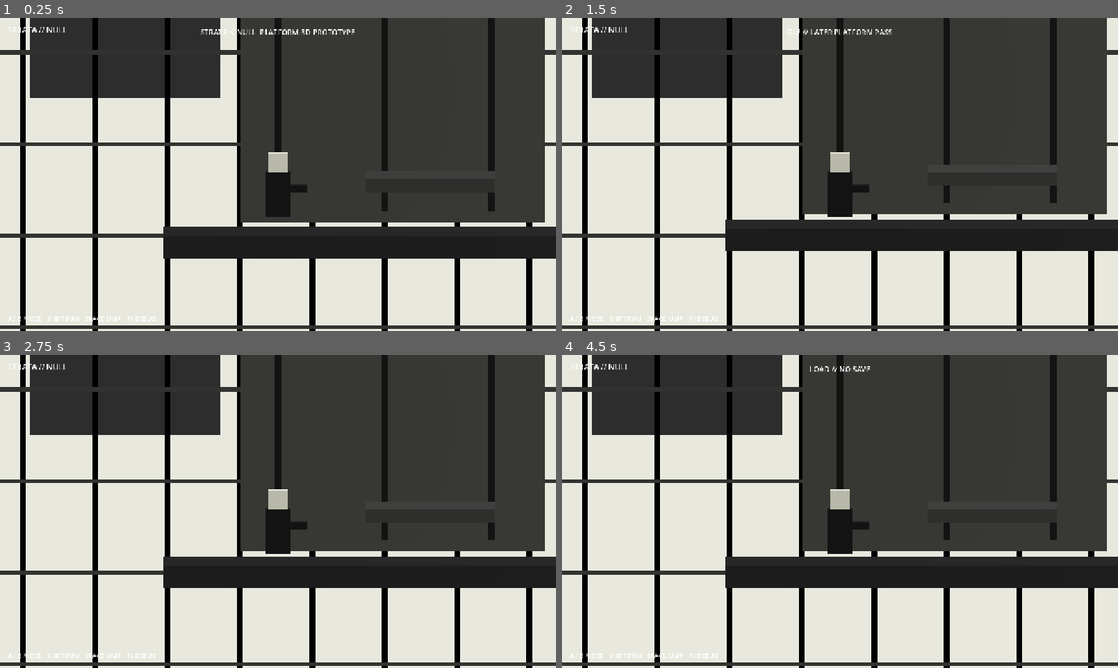
Above: before the commit, frames 1-4 (two rows, left to right).
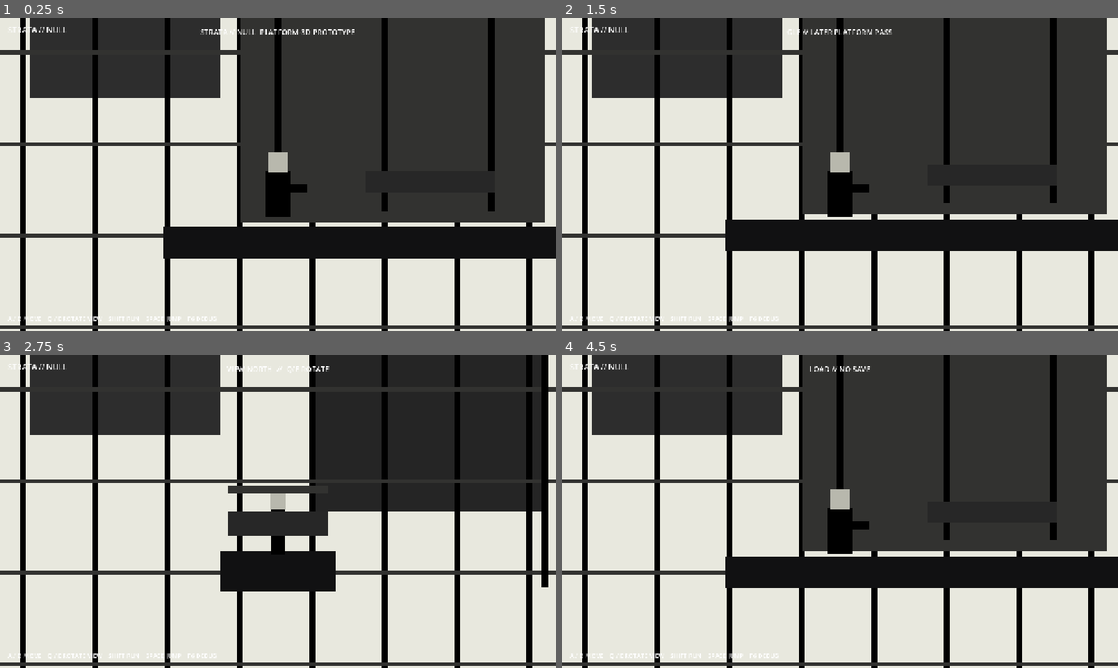
Above: after the commit, the same moments.

Repository: qcimport1337-sketch/STRATA_NULL_BUILD
Game: Godot game, scene res://scenes/main.tscn
Same seed, same stepped clock (60 frames per second), same inputs: the game is played once before the commit and once after it.
Inputs (mouse positions are in pixels of both pictures, inside the frame that each line leads up to):
- Up to frame 1 (0.25 s): no input
- Up to frame 2 (1.5 s): move the mouse to (962, 158) at 0.52 s; hold E (rotate_right) 0.53-1.28 s; tap F (interact) at 0.6 s; tap Space (jump) at 0.77 s; move the mouse to (728, 190) at 1.27 s; hold Q (rotate_left) from 1.28 s (still down); click (728, 190) at 1.35 s
- Up to frame 3 (2.75 s): tap Space (jump) at 1.52 s; move the mouse to (333, 442) at 2.02 s; release Q (rotate_left) at 2.03 s; hold E (rotate_right) from 2.03 s (still down); hold Shift (sprint) from 2.03 s (still down)
- Up to frame 4 (4.5 s): tap Enter at 2.75 s; move the mouse to (812, 574) at 2.77 s; release Shift (sprint) at 2.78 s; tap F (interact) at 2.85 s; tap Space (jump) at 3.02, 3.77 s; move the mouse to (1006, 558) at 3.52 s; release E (rotate_right) at 3.53 s; hold Q (rotate_left) from 3.53 s (still down); click (1006, 558) at 3.6 s; tap F9 (quick_load) at 4.15 s; move the mouse to (673, 464) at 4.27 s; tap Shift (sprint) at 4.35 s

The runs differ from the first frame. In frame 1, 0.2% of the frame differs, in the area x 8-56%, y 42-98%; in frame 2, 0.3%; in frame 3, 19%, in the area x 8-100%, y 0-98%; in frame 4, 0.3%.

Commit message:
Add manual Q E manga-panel rotation and flat presentation

Diff:
--- a/scripts/main.gd
+++ b/scripts/main.gd
@@ -14,6 +14,9 @@
 var debug_visible := false
 var status_time := 0.0
 var current_segment := 0
+var view_quadrant := 0
+var rotation_lock := false
+var wipe: ColorRect
 
 func _ready() -> void:
     print("STRATA_BOOT_BEGIN")
@@ -53,6 +56,7 @@
     var m := StandardMaterial3D.new()
     m.albedo_color = c
     m.roughness = 1.0
+    m.shading_mode = BaseMaterial3D.SHADING_MODE_UNSHADED
     return m
 
 func _box(name_: String, pos: Vector3, size: Vector3, color: Color, collision := true, parent: Node = null) -> Node3D:
@@ -172,7 +176,7 @@
     camera_rig.global_position = Vector3(-8,2.2,9.0)
     player.setup(camera,self)
     player.set_traversal_plane(Vector3.RIGHT, Vector3(0,0,0))
-    camera_rig.set_traversal_plane(Vector3.RIGHT)
+    camera_rig.set_quadrant(0)
 
 func _build_ui() -> void:
     var ui := CanvasLayer.new()
@@ -201,9 +205,15 @@
     var controls := Label.new()
     controls.set_anchors_preset(Control.PRESET_BOTTOM_LEFT)
     controls.position = Vector2(18,-38)
-    controls.text = "A / D MOVE    SHIFT RUN    SPACE JUMP    F6 DEBUG"
+    controls.text = "A / D MOVE    Q / E ROTATE VIEW    SHIFT RUN    SPACE JUMP    F6 DEBUG"
     controls.add_theme_font_size_override("font_size", 14)
     ui.add_child(controls)
+
+    wipe = ColorRect.new()
+    wipe.set_anchors_and_offsets_preset(Control.PRESET_FULL_RECT)
+    wipe.color = Color(0.01,0.01,0.012,0.0)
+    wipe.mouse_filter = Control.MOUSE_FILTER_IGNORE
+    ui.add_child(wipe)
 
 func _process(delta: float) -> void:
     if status_time > 0.0:
@@ -211,7 +221,7 @@
         if status_time <= 0.0:
             status.text = ""
 
-    _update_segment_transition()
+    _handle_view_rotation()
 
     debug_label.visible = debug_visible
     if debug_visible and player != null:
@@ -225,27 +235,35 @@
     if Input.is_action_just_pressed("toggle_debug"):
         debug_visible = not debug_visible
 
-func _update_segment_transition() -> void:
-    if player == null:
+func _handle_view_rotation() -> void:
+    if rotation_lock:
         return
-
-    if current_segment == 0 and player.global_position.x > 9.2:
-        current_segment = 1
-        player.global_position = Vector3(10.5, player.global_position.y, -2.5)
-        player.set_traversal_plane(Vector3(0,0,-1), Vector3(10.5,0,0))
-        camera_rig.set_traversal_plane(Vector3(0,0,-1))
-        show_status("THE PATH TURNS THROUGH THE CITY", 1.8)
-
-    elif current_segment == 1 and player.global_position.z > -1.5:
-        current_segment = 0
-        player.global_position = Vector3(8.6, player.global_position.y, 0)
-        player.set_traversal_plane(Vector3.RIGHT, Vector3(0,0,0))
-        camera_rig.set_traversal_plane(Vector3.RIGHT)
-        show_status("RETURN TO WESTERN SPAN", 1.2)
-
-func on_player_plane_changed(tangent: Vector3) -> void:
-    if camera_rig != null:
-        camera_rig.set_traversal_plane(tangent)
+    if Input.is_action_just_pressed("rotate_left"):
+        _request_rotation(-1)
+    elif Input.is_action_just_pressed("rotate_right"):
+        _request_rotation(1)
+
+func _request_rotation(direction: int) -> void:
+    rotation_lock = true
+    view_quadrant = posmod(view_quadrant + direction, 4)
+    wipe.color.a = 1.0
+    camera_rig.set_quadrant(view_quadrant)
+    var tangent := camera_rig.plane_tangent
+    player.set_traversal_plane(tangent, player.global_position)
+    show_status("VIEW %s  //  Q/E ROTATE" % _view_name(), 0.9)
+    var tween := create_tween()
+    tween.tween_property(wipe, "color:a", 0.0, 0.16)
+    tween.finished.connect(func(): rotation_lock = false)
+
+func _view_name() -> String:
+    match view_quadrant:
+        0: return "EAST"
+        1: return "NORTH"
+        2: return "WEST"
+        _: return "SOUTH"
+
+func on_player_plane_changed(_tangent: Vector3) -> void:
+    pass
 
 func show_status(text_: String, seconds := 1.0) -> void:
     status.text = text_
@@ -264,6 +282,7 @@
     var data := {
         "world_seed": WORLD_SEED,
         "segment": current_segment,
+        "view_quadrant": view_quadrant,
         "player": player.serialize()
     }
     show_status("SAVE // WRITTEN" if SaveService.save_game(data) else "SAVE // FAILED",1.0)
@@ -274,6 +293,8 @@
         show_status("LOAD // NO SAVE",1.0)
         return
     current_segment = int(data.get("segment",0))
+    view_quadrant = int(data.get("view_quadrant",0))
     player.restore(data.get("player",{}))
-    camera_rig.set_traversal_plane(player.plane_tangent)
+    camera_rig.set_quadrant(view_quadrant)
+    player.set_traversal_plane(camera_rig.plane_tangent, player.global_position)
     show_status("LOAD // RESTORED",1.0)
